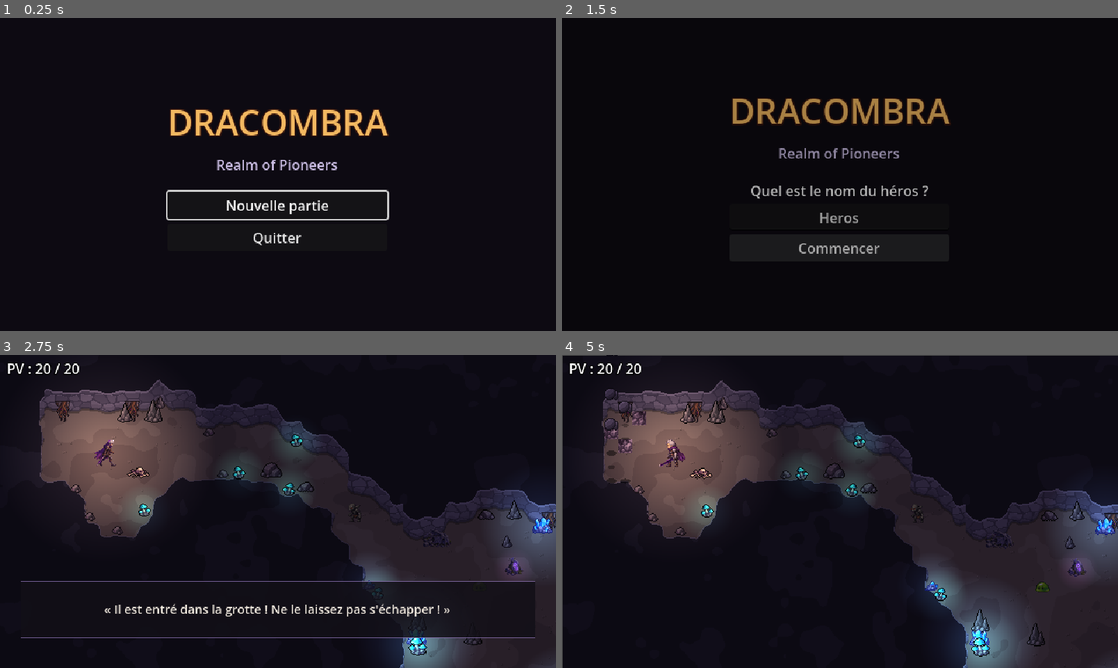
Above: before the commit, frames 1-4 (two rows, left to right).
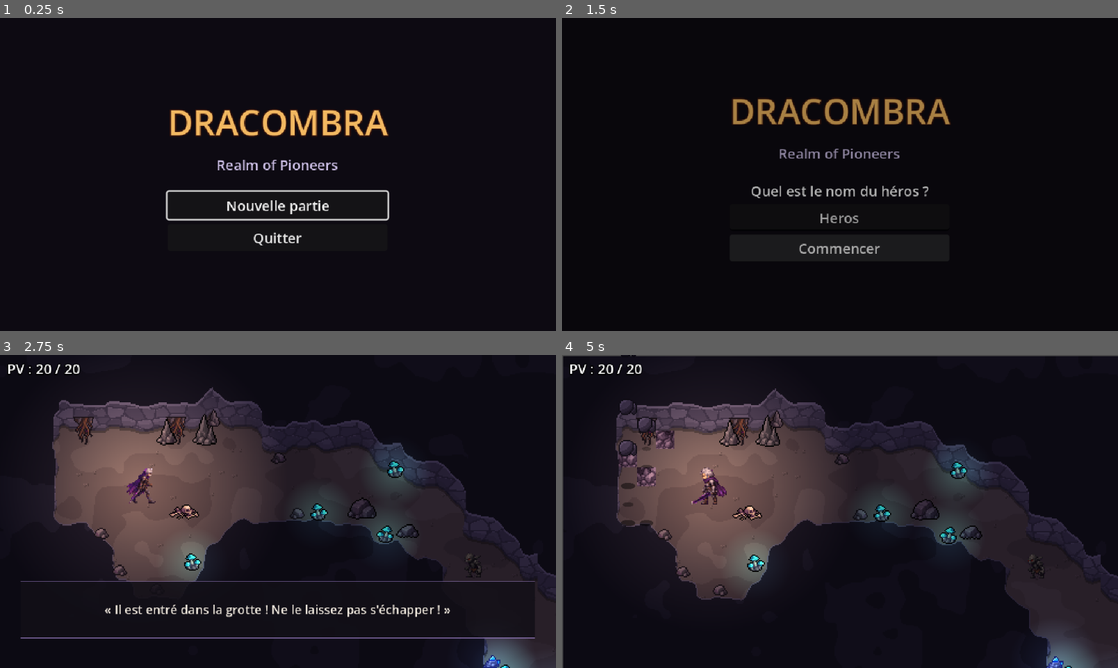
Above: after the commit, the same moments.

Repository: jyraia-sama/dracombra--realm-of-pioneers
Game: Godot game, scene res://scenes/ui/title_screen.tscn
The game is run twice, just before and just after one commit, with the same random seed, the same clock (stepped at 60 frames per second) and the same inputs.
Inputs (mouse positions are in pixels of both pictures, inside the frame that each line leads up to):
- Up to frame 1 (0.25 s): no input
- Up to frame 2 (1.5 s): click "Nouvelle partie" at 0.5 s; click "Commencer" at 1.25 s
- Up to frame 3 (2.75 s): move the mouse to (400, 495) at 2.02 s; press the mouse at (400, 495) at 2.03 s; hold D (move_right) from 2.03 s (still down)
- Up to frame 4 (5 s): release D (move_right) at 2.75 s; release the mouse at (962, 495) at 2.75 s; drag from (728, 527) to (667, 455) at 2.77 s; move the mouse to (895, 442) at 3.52 s; hold D (move_right) 3.53-4.25 s; hold B (build) 3.53-4.25 s; drag from (812, 574) to (662, 452) at 4.27 s

The runs differ from the first frame. In frame 1, 1.7% of the frame differs, in the area x 29-70%, y 29-73%; in frame 2, 1.3%; in frame 3, 28%; in frame 4, 31%, in the area x 0-100%, y 0-100%.

Commit message:
Caméra plus proche, texte net, lumière du héros qui s'éteignait
- Caméra zoom 4/3 ; affichage « canvas_items » : le monde garde des pixels nets
  (3 pixels d'écran par pixel en 1440 x 810, 4 en 1080p) et le texte est net.
- Sol dessiné découpé en morceaux de 12 x 12 cases : un seul grand sol recevait toutes
  les lumières du niveau et Godot finissait par ignorer celle du héros.

Co-Authored-By: Claude Opus 5.5 <noreply@anthropic.com>
Claude-Session: https://claude.ai/code/session_01KBJV5MgMfYCUGu2ekBiNVK

Diff:
--- a/project.godot
+++ b/project.godot
@@ -34,10 +34,10 @@
 
 window/size/viewport_width=640
 window/size/viewport_height=360
-window/size/window_width_override=1280
-window/size/window_height_override=720
-window/stretch/mode="viewport"
-window/stretch/scale_mode="integer"
+window/size/window_width_override=1440
+window/size/window_height_override=810
+window/stretch/mode="canvas_items"
+window/stretch/scale_mode="fractional"
 
 [input]
 
--- a/scenes/player/player.tscn
+++ b/scenes/player/player.tscn
@@ -57,3 +57,4 @@
 shape = SubResource("RectangleShape2D_attack")
 
 [node name="Camera2D" type="Camera2D" parent="." unique_id=941133402]
+zoom = Vector2(1.3333334, 1.3333334)
--- a/scripts/world/ground_painter.gd
+++ b/scripts/world/ground_painter.gd
@@ -87,6 +87,30 @@
 		var col: Color = look[key]
 		sm.set_shader_parameter(key, Vector3(col.r, col.g, col.b))
 	material = sm
+	# Découpe en morceaux de 12 x 12 cases : Godot n'applique qu'un nombre limité de
+	# lumières à chaque objet dessiné. Un seul grand sol recevait toutes les lumières du
+	# niveau (cristaux, braises), et celle du héros finissait par sauter.
+	_split_in_chunks(used.size, sm)
+
+
+const CHUNK := 12
+
+
+func _split_in_chunks(cells: Vector2i, sm: ShaderMaterial) -> void:
+	var tex := texture
+	texture = null
+	for cy in range(0, cells.y, CHUNK):
+		for cx in range(0, cells.x, CHUNK):
+			var part := Sprite2D.new()
+			part.texture = tex
+			part.centered = false
+			part.region_enabled = true
+			part.region_rect = Rect2(cx, cy, mini(CHUNK, cells.x - cx), mini(CHUNK, cells.y - cy))
+			part.position = Vector2(cx, cy)
+			part.texture_filter = CanvasItem.TEXTURE_FILTER_NEAREST
+			part.material = sm
+			add_child(part)
+	material = null
 
 
 ## [matériau, coordonnées de la tuile à dessiner].
